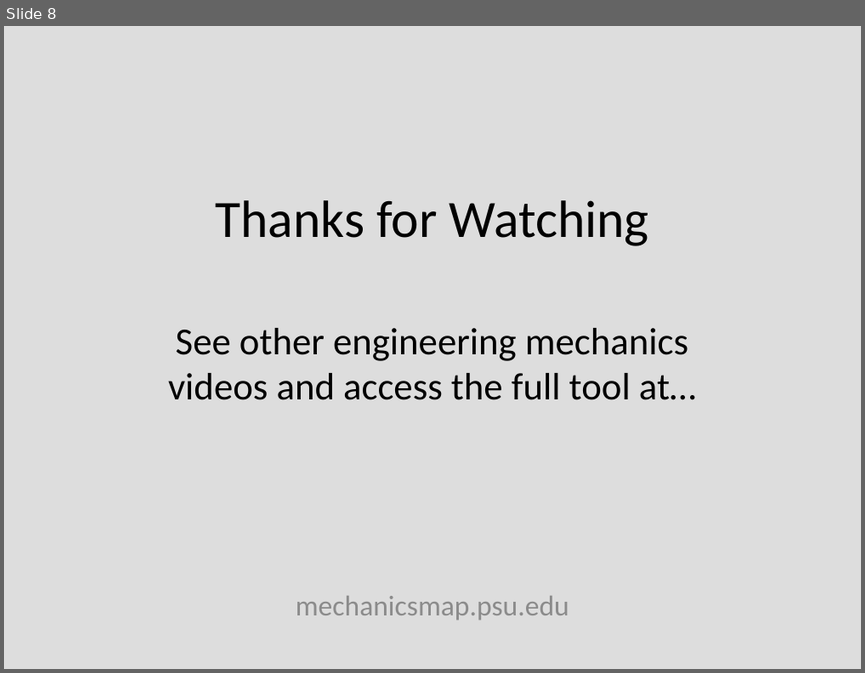
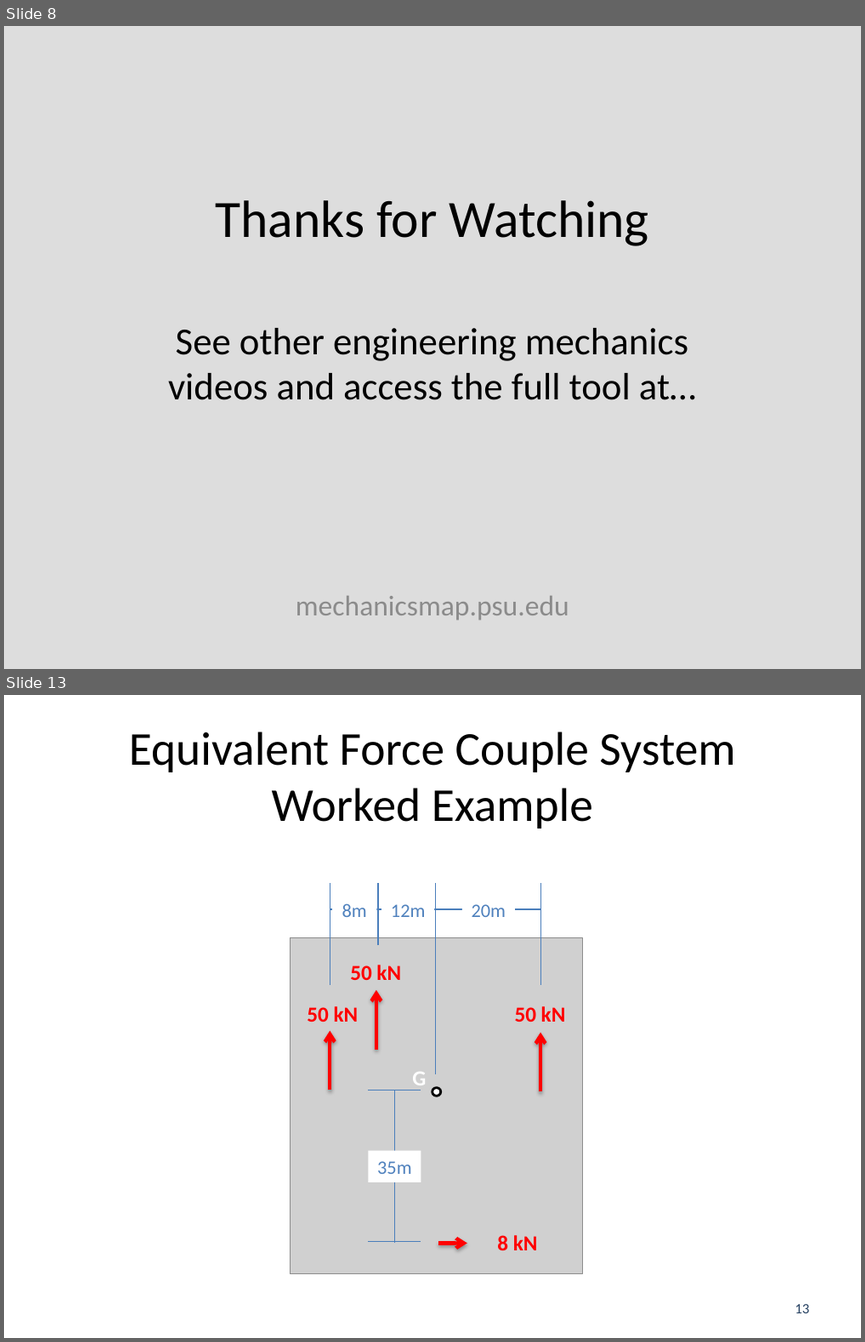
Before and after one commit to JacobMoore/mechanics_textbook, a slide deck: Lecture Slides/VideoLectureSlides/4.3.pptx. Shown one above the other, each under a label of ours: slide 8 before the commit, slides 8 and 13 after it; the slides between them are not shown. The pictures are 865x673 and 865x1342 pixels, drawn with LibreOffice and Linux fonts; fonts in the diff are those of the drawing; grey boxes stand for pictures; background and template pictures are left out. Boxes give left, top, right and bottom in pixels: in the first picture for what was removed or moved away, otherwise in the second. Text is boxed around its words. In the diff, an @@ line names an element or a change of style, - is before the commit and + after.

Commit message:
Added Various Worked Example Videos

```diff
--- a/Lecture Slides/VideoLectureSlides/4.3.pptx
+++ b/Lecture Slides/VideoLectureSlides/4.3.pptx
@@ slide 13 added at [4, 695, 861, 1338], background #FFFFFF @@
@@ title added at [129, 732, 735, 828], 39.6 pt, text #000000 @@
+Equivalent Force Couple System Worked Example
@@ line added from (330, 985) to (330, 884), #4B7EBC 0.75 pt @@
@@ line added from (378, 945) to (378, 884), #4B7EBC 0.75 pt @@
@@ line added from (436, 1074) to (436, 884), #4B7EBC 0.75 pt @@
@@ line added from (540, 985) to (540, 884), #4B7EBC 0.75 pt @@
@@ line added from (540, 909) to (330, 909), #4B7EBC 0.75 pt @@
@@ text added at [342, 903, 367, 917], 16 pt, text #4F81BD @@
+8m
@@ text added at [391, 904, 425, 917], 16 pt, text #4F81BD @@
+12m
@@ text added at [472, 904, 506, 917], 16 pt, text #4F81BD @@
+20m
@@ picture added at [290, 937, 582, 1273] @@
@@ text added at [350, 964, 401, 980], 18 pt, text #FF0000, bold @@
+50 kN
@@ arrow added from (375, 1049) to (375, 990), #FF0000 3 pt @@
@@ text added at [307, 1006, 358, 1021], 18 pt, text #FF0000, bold @@
+50 kN
@@ text added at [515, 1006, 566, 1021], 18 pt, text #FF0000, bold @@
+50 kN
@@ arrow added from (330, 1090) to (330, 1031), #FF0000 3 pt @@
@@ arrow added from (540, 1092) to (540, 1032), #FF0000 3 pt @@
@@ text added at [412, 1072, 426, 1090], 18 pt, text #FFFFFF, bold @@
+G
@@ line added from (420, 1090) to (368, 1090), #4B7EBC 0.75 pt @@
@@ line added from (395, 1242) to (395, 1090), #4B7EBC 0.75 pt @@
@@ ellipse added at [432, 1088, 441, 1096], fill #FFFFFF, outline #000000 2 pt @@
@@ rectangle added at [368, 1150, 420, 1182], fill #FFFFFF, 16 pt, text #4F81BD @@
+35m
@@ line added from (420, 1242) to (368, 1242), #4B7EBC 0.75 pt @@
@@ arrow added from (438, 1242) to (467, 1242), #FF0000 3 pt @@
@@ text added at [497, 1235, 538, 1250], 18 pt, text #FF0000, bold @@
+8 kN
@@ page number added at [794, 1304, 809, 1313], 12 pt, text #254061 @@
+13
```
Also in this commit, not shown: 2 slides changed, 2 other slides added, 22 other files.
